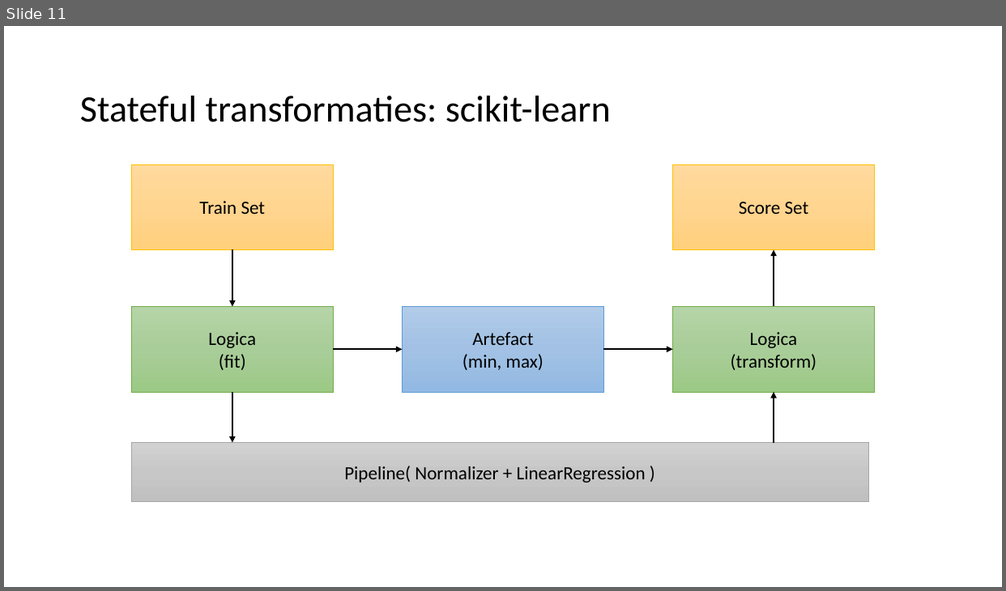
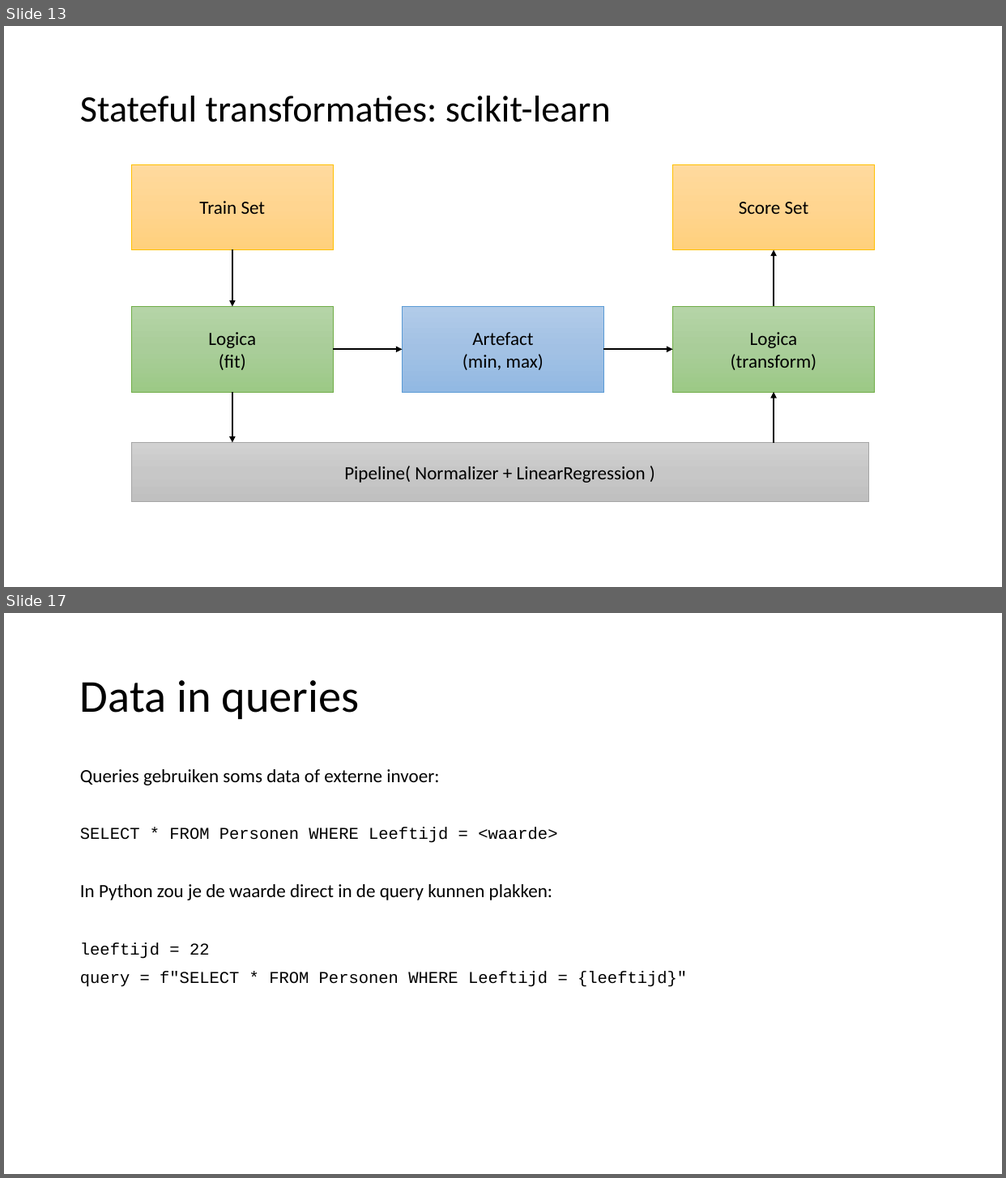
Before and after one commit to LFKoning/knowledge-sharing, a slide deck: sql/terugkom_ochtend/sql_terugkom_ochtend.pptx. Shown one above the other, each under a label of ours: slide 11 before the commit, slides 13 and 17 after it; the slides between them are not shown. The pictures are 1006x591 and 1006x1178 pixels, drawn with LibreOffice and Linux fonts; fonts in the diff are those of the drawing. Boxes give left, top, right and bottom in pixels: in the first picture for what was removed or moved away, otherwise in the second. Text is boxed around its words. In the diff, an @@ line names an element or a change of style, - is before the commit and + after.

```diff
--- a/sql/terugkom_ochtend/sql_terugkom_ochtend.pptx
+++ b/sql/terugkom_ochtend/sql_terugkom_ochtend.pptx
@@ slide 17 added at [4,613,1002,1174], background #FFFFFF @@
@@ title added at [80,680,360,719], 44 pt, text #000000 @@
+Data in queries
@@ text added at [80,769,687,987], 16 pt, text #000000 @@
+Queries gebruiken soms data of externe invoer:
+SELECT * FROM Personen WHERE Leeftijd = <waarde>
+In Python zou je de waarde direct in de query kunnen plakken:
+leeftijd = 22
+query = f"SELECT * FROM Personen WHERE Leeftijd = {leeftijd}"
@@ what was slide 11 is now slide 13 @@
```
Also in this commit, not shown: 2 slides changed, 5 other slides added, 10 other files.
